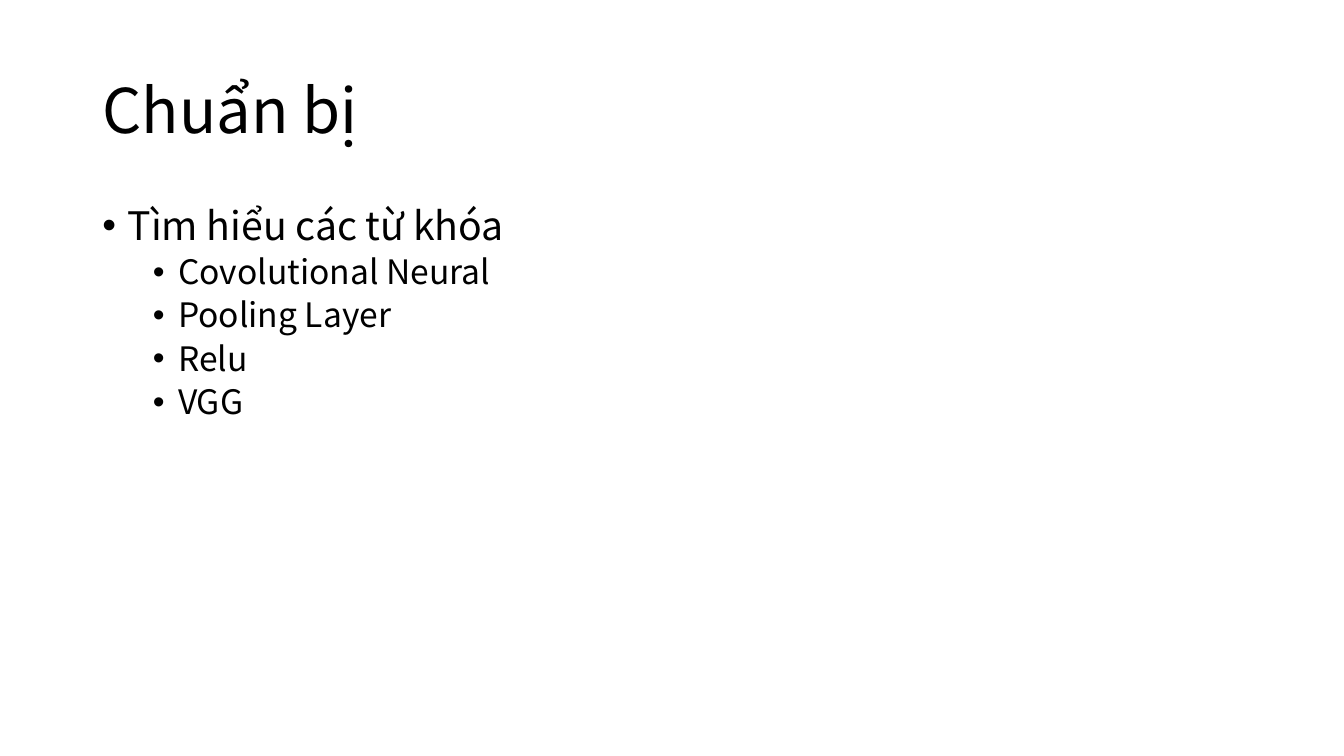
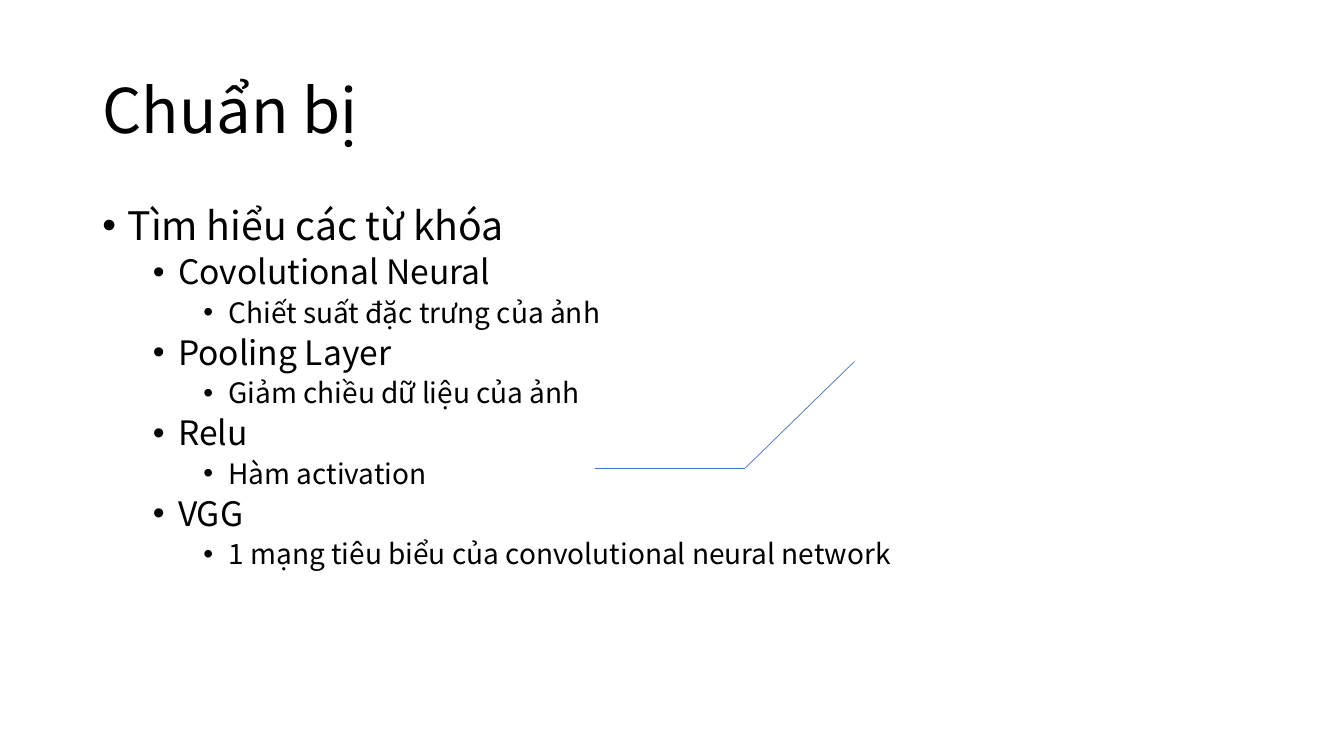
Before and after one commit to makotovnjp/Talent5OpenPose, a slide deck: slide 9 of doc/Talent5OpenPoseWeek2.pptx. Drawn at 1344x756 pixels with LibreOffice and Linux fonts; fonts in the diff are those of the drawing. Boxes give left, top, right and bottom in pixels: in the first picture for what was removed or moved away, otherwise in the second. Text is boxed around its words. In the diff, an @@ line names an element or a change of style, - is before the commit and + after.

```diff
--- a/doc/Talent5OpenPoseWeek2.pptx
+++ b/doc/Talent5OpenPoseWeek2.pptx
@@ text at (x1=228, y1=298, x2=600, y2=330): paragraph added @@
+    • Chiết suất đặc trưng của ảnh
@@ text at (x1=228, y1=378, x2=580, y2=410): paragraph added @@
+    • Giảm chiều dữ liệu của ảnh
@@ line added from (745, 468) to (855, 362), #4472C4 0.5 pt @@
@@ text at (x1=228, y1=459, x2=427, y2=485): paragraph added @@
+    • Hàm activation
@@ line added from (595, 468) to (745, 468), #4472C4 0.5 pt @@
@@ text at (x1=228, y1=539, x2=891, y2=571): paragraph added @@
+    • 1 mạng tiêu biểu của convolutional neural network
```
Also in this commit, not shown: 1 other slide changed, 5 other files.
